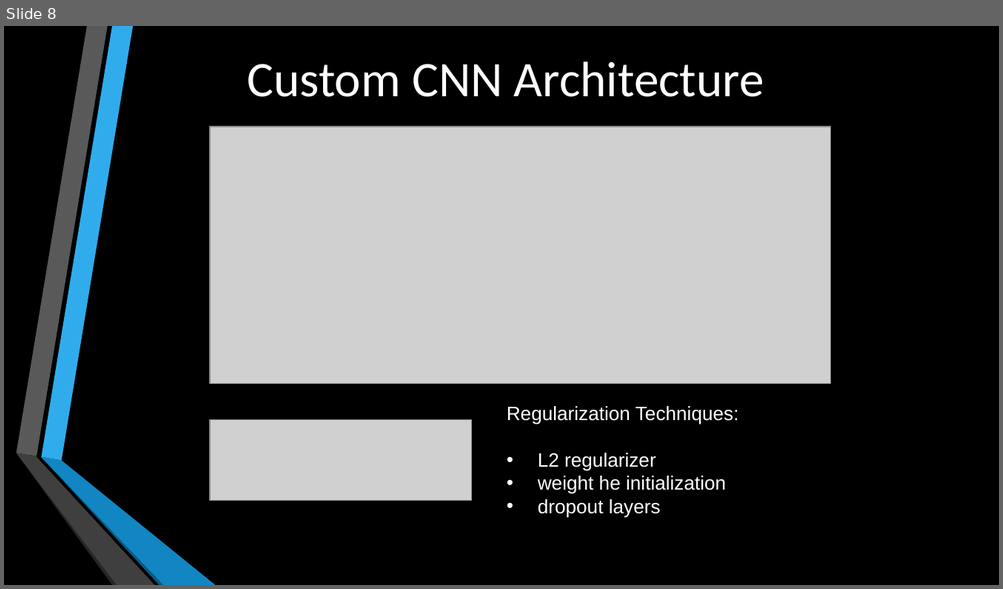
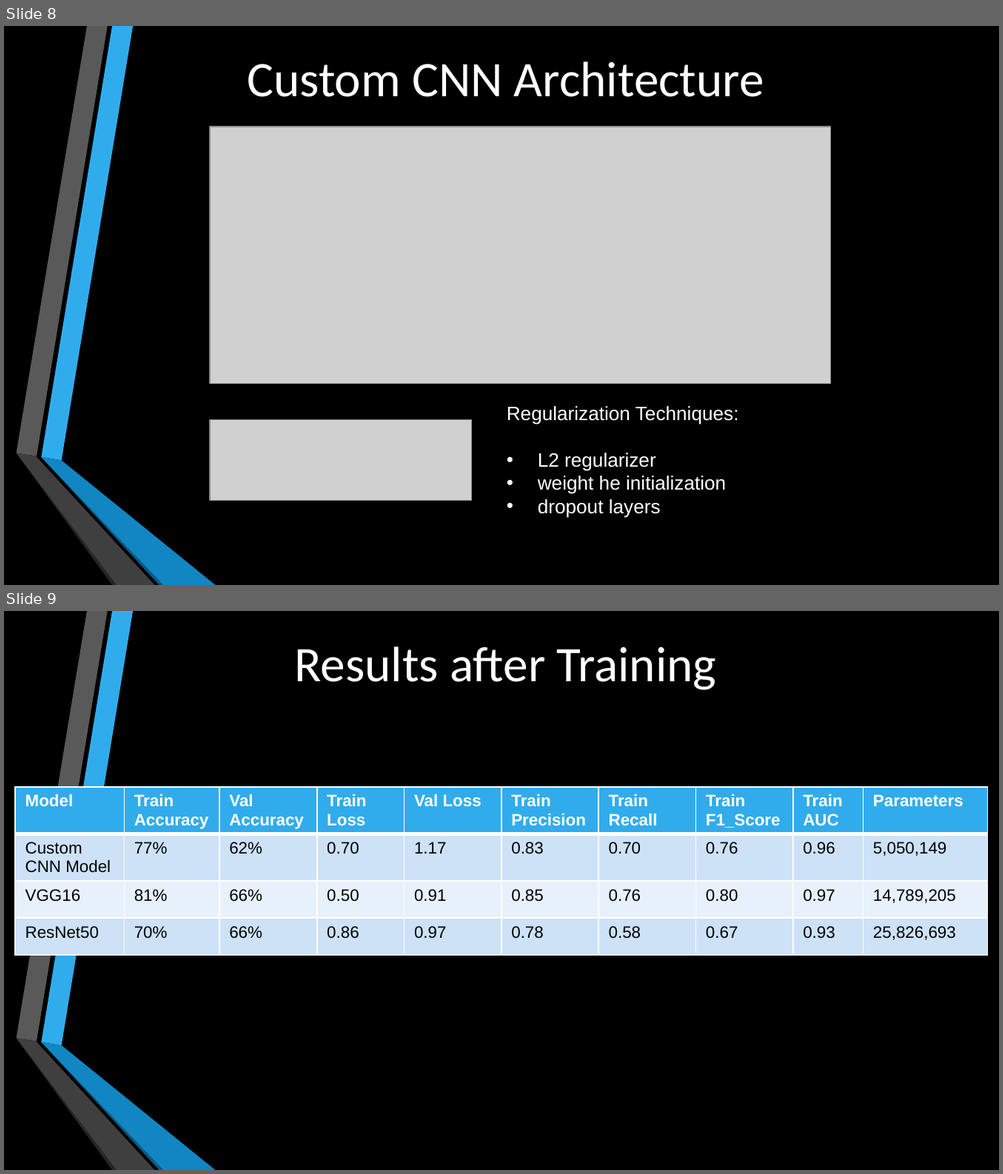
Before and after one commit to Girish-Rajani/Blindess_Detection_Deep_Learning, a slide deck: Blindness Detection Presentation.pptx. Shown one above the other, each under a label of ours: slide 8 before the commit, slides 8 and 9 after it. The pictures are 1003x589 and 1003x1174 pixels, drawn with LibreOffice and Linux fonts; fonts in the diff are those of the drawing; grey boxes stand for pictures. Boxes give left, top, right and bottom in pixels: in the first picture for what was removed or moved away, otherwise in the second. Text is boxed around its words. In the diff, an @@ line names an element or a change of style, - is before the commit and + after.

Commit message:
Added some visualization in results

```diff
--- a/Blindness Detection Presentation.pptx
+++ b/Blindness Detection Presentation.pptx
@@ slide 9 added at (4, 611, 999, 1170), background #000000; not listed: 6 template elements that a slide beside it also shows @@
@@ title added at (295, 647, 717, 690), 36 pt, text #FFFFFF @@
+Results after Training
@@ table added at (15, 787, 987, 960), 4 rows, 10 columns @@
+Model | Train / Accuracy | Val Accuracy | Train Loss | Val Loss | Train / Precision | Train Recall | Train / F1_Score | Train AUC | Parameters
+Custom / CNN Model | 77% | 62% | 0.70 | 1.17 | 0.83 | 0.70 | 0.76 | 0.96 | 5,050,149
+VGG16 | 81% | 66% | 0.50 | 0.91 | 0.85 | 0.76 | 0.80 | 0.97 | 14,789,205
+ResNet50 | 70% | 66% | 0.86 | 0.97 | 0.78 | 0.58 | 0.67 | 0.93 | 25,826,693
```
Also in this commit, not shown: 1 slide changed, 2 other slides added.
